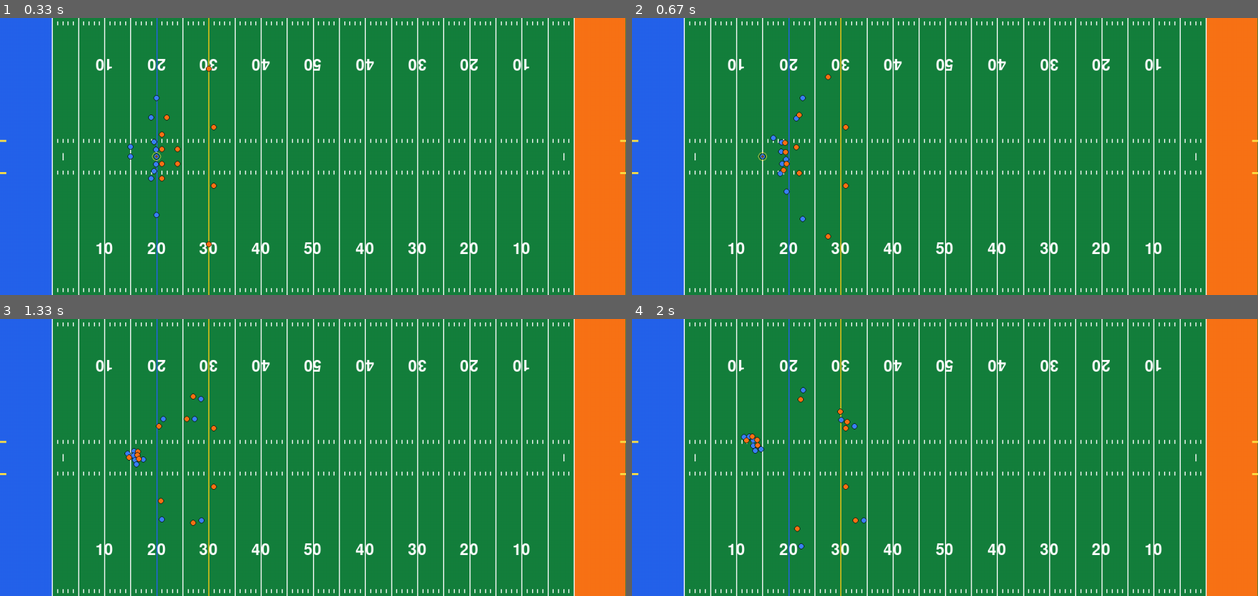
Above: before the commit, frames 1-4 (two rows, left to right).
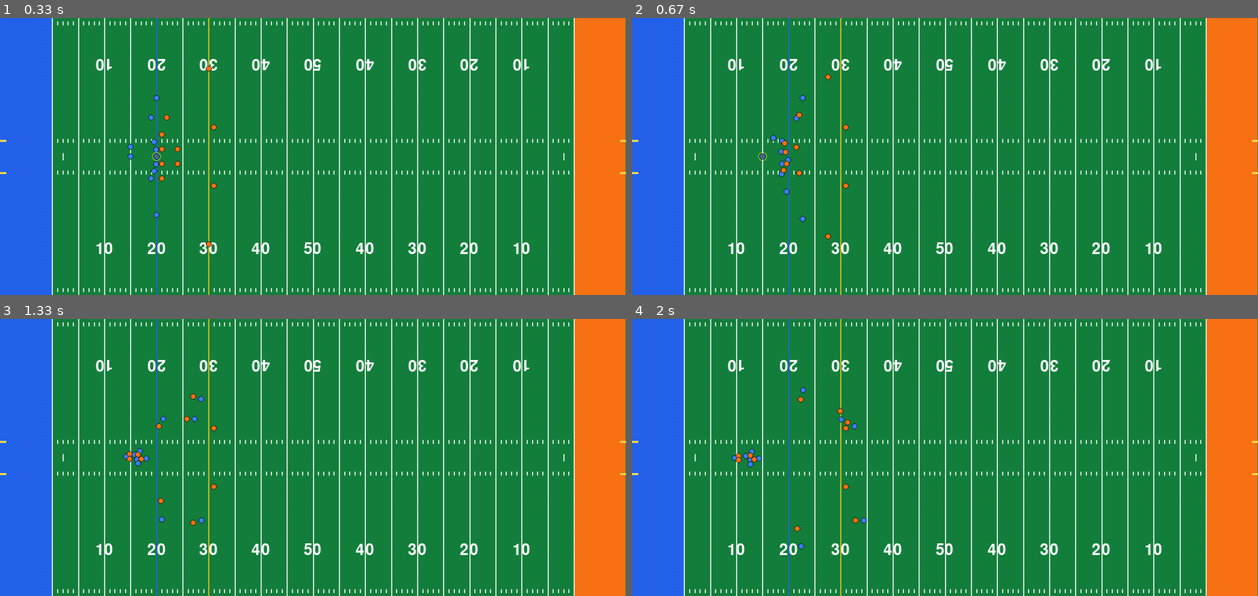
Above: after the commit, the same moments.

Repository: shakedown-street/pygame-football
Game: pygame game, started from main.py
The game is run twice, just before and just after one commit, with the same random seed, the same clock (stepped at 60 frames per second) and the same inputs.
Inputs (mouse positions are in pixels of both pictures, inside the frame that each line leads up to):
- Up to frame 1 (0.33 s): no input
- Up to frame 2 (0.67 s): tap Space at 0.33 s
- Up to frame 3 (1.33 s): hold D 0.67-1.13 s; tap Space at 0.73, 1.03, 1.23 s; hold W from 1.17 s (still down); move the mouse to (513, 449) at 1.2 s
- Up to frame 4 (2 s): release W at 1.47 s

Frame 1 is identical in both runs. In frame 2, less than 0.1% of the frame differs, in the area x 23-26%, y 43-58%; in frame 3, 0.1%; in frame 4, 0.3%, in the area x 15-35%, y 32-54%.

Commit message:
Extract some magic numbers into named constants

Diff:
--- a/main.py
+++ b/main.py
@@ -40,14 +40,22 @@
     denom = n - (1 - (1 - ACCELERATION_RATE) ** n) / ACCELERATION_RATE
     PLAYER_MAX_SPEED = FORTY_YARDS / denom
 
-BALL_THROW_SPEED = 16
-
 PLAYER_RADIUS = 6
 BALL_RADIUS = 3
 HALO_RADIUS = PLAYER_RADIUS * 1.5
 
+BALL_THROW_SPEED = 16
+BALL_FRICTION = 0.98
+
+REPULSE_STRENGTH = 0.5
+
+BLOCK_POINT_FACTOR = 0.3
+BLOCK_DISTANCE = PLAYER_RADIUS * 3
+BLOCK_LATERAL_THRESHOLD = 1
+
 COLLISION_DISTANCE = PLAYER_RADIUS * 2
 PURSUE_LEAD_FACTOR = 0.6  # Determines how far ahead to lead when pursuing a target
+MAN_COVERAGE_SHADOW_DISTANCE = PLAYER_RADIUS * 3
 
 
 def get_yard_x(yard):
@@ -303,15 +311,15 @@
             # Calculate the midpoint between defender and ball carrier
             defender = self.block_target
             to_carrier = ball_carrier.pos - defender.pos
-            block_point = defender.pos + to_carrier * 0.3  # 0.3 = stand between
+            block_point = defender.pos + to_carrier * BLOCK_POINT_FACTOR
             direction = block_point - self.pos
             distance = direction.length()
-            if distance > PLAYER_RADIUS * 2.5:
+            if distance > BLOCK_DISTANCE:
                 self.direction = direction
             else:
                 # Mirror defender's lateral movement (y-axis)
                 lateral = pygame.Vector2(0, defender.pos.y - self.pos.y)
-                if lateral.length() > 1:
+                if lateral.length() > BLOCK_LATERAL_THRESHOLD:
                     self.direction = lateral.normalize()
                 else:
                     self.stop()
@@ -336,7 +344,7 @@
             target = self.man_coverage_target
             offset = target.pos - self.pos
             distance = offset.length()
-            shadow_distance = PLAYER_RADIUS * 3
+            shadow_distance = MAN_COVERAGE_SHADOW_DISTANCE
 
             if distance > shadow_distance:
                 direction = offset.normalize()
@@ -395,7 +403,7 @@
 
     def update(self):
         self.set_pos(self.pos + self.velocity)
-        self.velocity *= 0.98  # Simulate friction
+        self.velocity *= BALL_FRICTION
 
 
 class Halo(pygame.sprite.Sprite):
@@ -460,7 +468,7 @@
                 else:
                     p1_share = p2_share = 0.5  # Equal if both are still
 
-                repulse_vector = repulse * move_amount * 0.5
+                repulse_vector = repulse * move_amount * REPULSE_STRENGTH
                 p1.velocity += repulse_vector * p1_share
                 p2.velocity -= repulse_vector * p2_share
 
